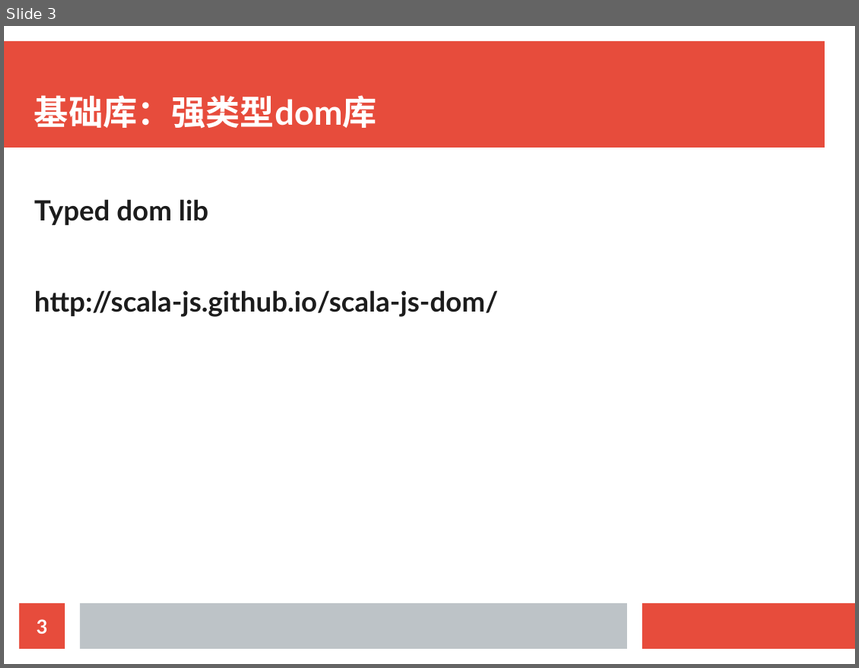
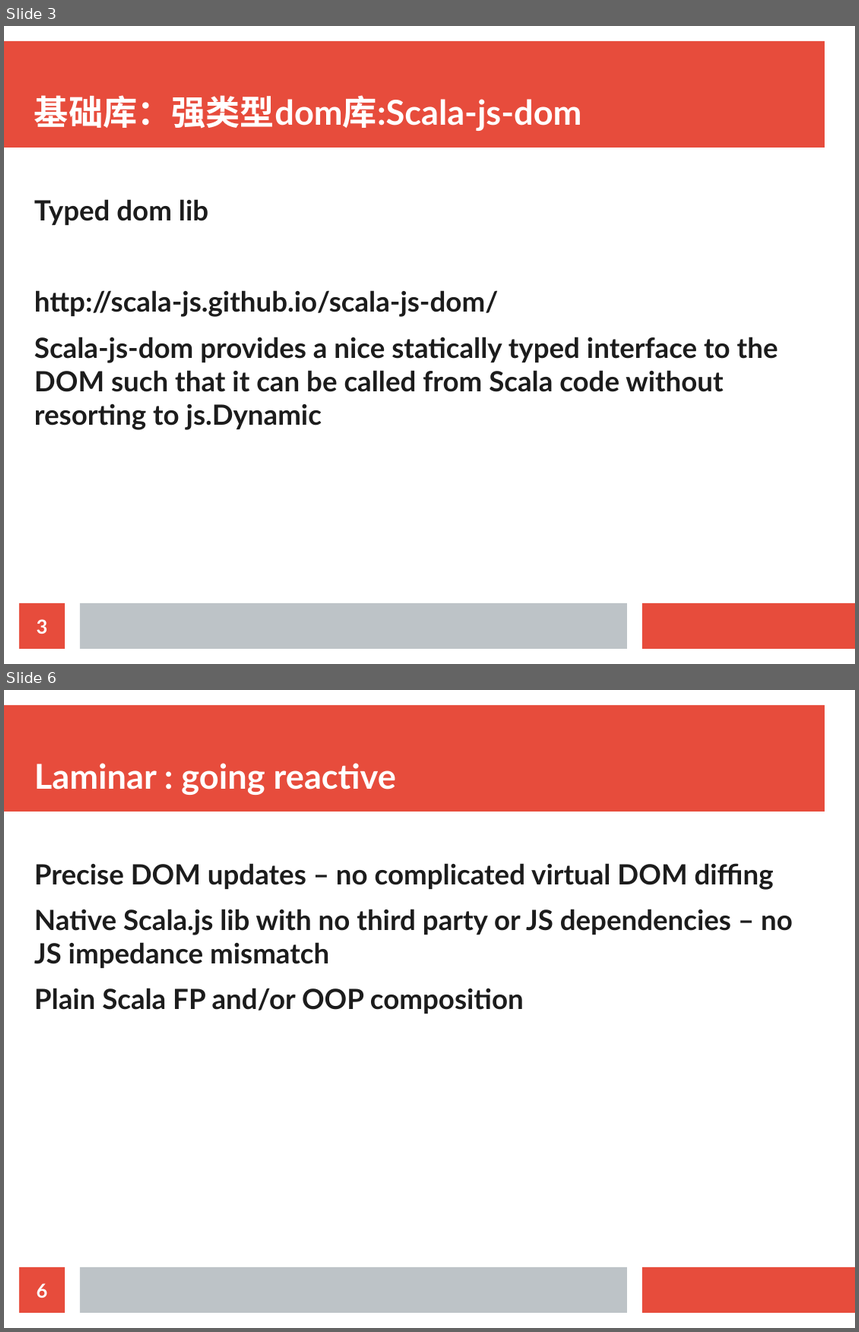
Before and after one commit to doofin/sjs-reactive, a slide deck: sjs-reactive.odp. Shown one above the other, each under a label of ours: slide 3 before the commit, slides 3 and 6 after it; the slides between them are not shown. The pictures are 859x668 and 859x1332 pixels, drawn with LibreOffice and Linux fonts; fonts in the diff are those of the drawing. Boxes give left, top, right and bottom in pixels: in the first picture for what was removed or moved away, otherwise in the second. Text is boxed around its words. In the diff, an @@ line names an element or a change of style, - is before the commit and + after.

```diff
--- a/sjs-reactive.odp
+++ b/sjs-reactive.odp
@@ slide 6 added at (x1=4, y1=690, x2=855, y2=1328), background #FFFFFF; not listed: 3 template elements that a slide beside it also shows @@
@@ title added at (x1=34, y1=763, x2=396, y2=795), 32 pt, text #FFFFFF, bold @@
+Laminar : going reactive
@@ text added at (x1=34, y1=863, x2=793, y2=1014), 26 pt, text #1C1C1C, bold @@
+Precise DOM updates – no complicated virtual DOM diffing
+Native Scala.js lib with no third party or JS dependencies – no JS impedance mismatch
+Plain Scala FP and/or OOP composition
@@ page number added at (x1=19, y1=1268, x2=65, y2=1313), fill #E74C3C, 18 pt, text #FFFFFF, bold @@
+6
@@ slide 3 changed as well @@
@@ title at (x1=34, y1=95, x2=582, y2=131): text changed @@
-基础库：强类型dom库
+基础库：强类型dom库:Scala-js-dom
@@ text at (x1=34, y1=337, x2=778, y2=430): paragraph added @@
+Scala-js-dom provides a nice statically typed interface to the DOM such that it can be called from Scala code without resorting to js.Dynamic
```
Also in this commit, not shown: 2 other slides changed, 4 other slides added, 1 slide removed.
